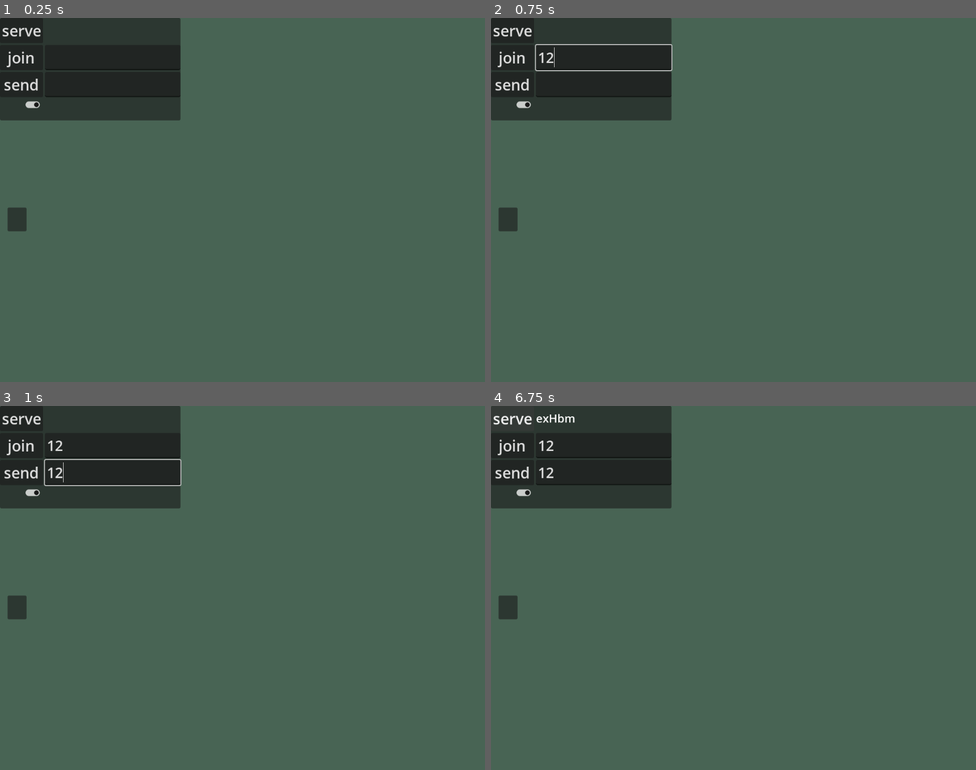
Above: before the commit, frames 1-4 (two rows, left to right).
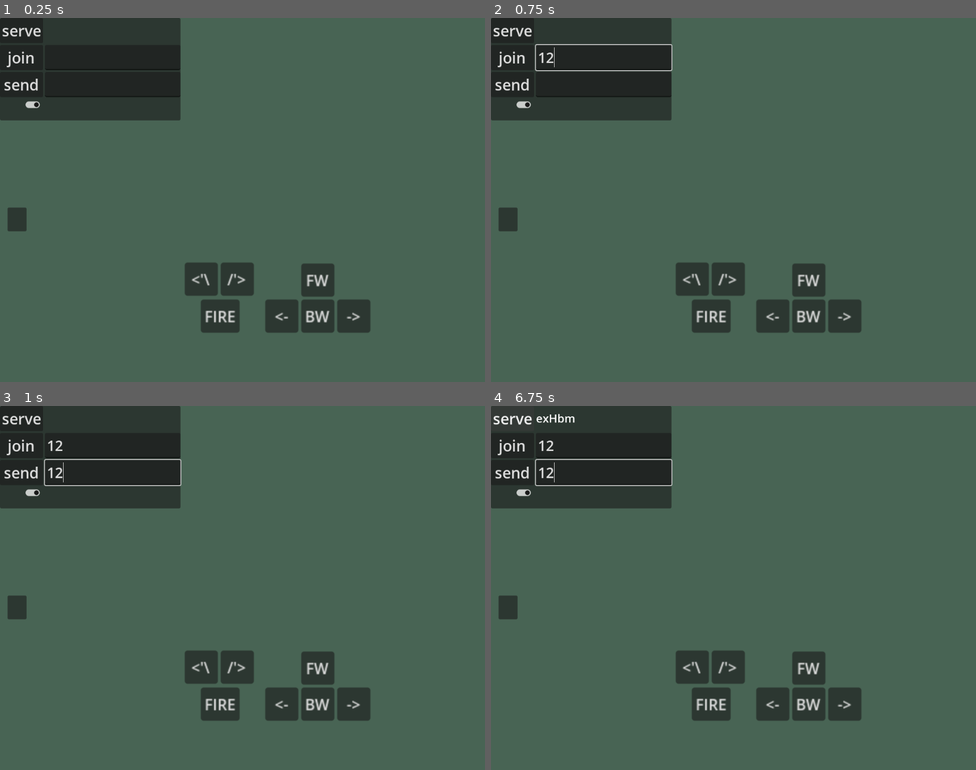
Above: after the commit, the same moments.

Repository: JosePedroDias/godot-peer-mp-with-tube
Game: Godot game, scene res://scenes/main.tscn
Two runs of this game, one before a commit and one after it. Both use one fixed random seed, a clock stepped at 60 frames per second and the inputs below.
Inputs (mouse positions are in pixels of both pictures, inside the frame that each line leads up to):
- Up to frame 1 (0.25 s): no input
- Up to frame 2 (0.75 s): click (602, 58) at 0.52 s; type "12" at 0.6 s
- Up to frame 3 (1 s): click (111, 471) at 0.75 s; type "12" at 0.83 s
- Up to frame 4 (6.75 s): click (811, 668) at 1.25 s, where only the run after the commit has a clickable "FW"; click (811, 704) at 2 s, where only the run after the commit has a clickable "BW"; click (772, 704) at 2.75 s, where only the run after the commit has a clickable "<-"; click (845, 704) at 3.5 s, where only the run after the commit has a clickable "->"; click (728, 668) at 4.25 s, where only the run after the commit has a clickable "/'>"; click (694, 668) at 5 s, where only the run after the commit has a clickable "<'\"; click (709, 704) at 5.75 s, where only the run after the commit has a clickable "FIRE"; click "serve" at 6.5 s

The runs differ from the first frame. In frame 1, 4.3% of the frame differs, in the area x 38-77%, y 67-87%; in frame 2, 4.3%; in frame 3, 4.3%; in frame 4, 4.6%, in the area x 9-77%, y 14-87%.

Commit message:
ui overlay wip

Diff:
--- a/scenes/main.tscn
+++ b/scenes/main.tscn
@@ -6,6 +6,7 @@
 [ext_resource type="PackedScene" uid="uid://xou70oxixef3" path="res://scenes/p2pform.tscn" id="4_jyhfs"]
 [ext_resource type="PackedScene" uid="uid://bh8dxdkw7860d" path="res://scenes/terrain.tscn" id="5_tbgi4"]
 [ext_resource type="PackedScene" uid="uid://d3pdo6cbx82d6" path="res://scenes/net_overlay.tscn" id="6_tefeu"]
+[ext_resource type="PackedScene" uid="uid://cp2lp0ustyqkj" path="res://scenes/ui_controls.tscn" id="7_o6xl0"]
 
 [node name="Main" type="Node2D"]
 script = ExtResource("1_sugp2")
@@ -22,3 +23,11 @@
 [node name="P2Pform" parent="CanvasLayer" instance=ExtResource("4_jyhfs")]
 
 [node name="NetOverlay" parent="CanvasLayer" instance=ExtResource("6_tefeu")]
+
+[node name="UiControls" parent="CanvasLayer" instance=ExtResource("7_o6xl0")]
+offset_left = 268.0
+offset_top = 346.0
+offset_right = 268.0
+offset_bottom = 346.0
+scale = Vector2(2, 2)
+pivot_offset = Vector2(-300, -250)
--- a/scenes/p2pform.tscn
+++ b/scenes/p2pform.tscn
@@ -17,6 +17,7 @@
 
 [node name="ServeButton" type="Button" parent="GridContainer"]
 layout_mode = 2
+focus_mode = 0
 text = "serve"
 
 [node name="ServeLabel" type="Label" parent="GridContainer"]
@@ -25,6 +26,7 @@
 
 [node name="JoinButton" type="Button" parent="GridContainer"]
 layout_mode = 2
+focus_mode = 0
 text = "join"
 
 [node name="ClientLineEdit" type="LineEdit" parent="GridContainer"]
@@ -32,6 +34,7 @@
 
 [node name="SendButton" type="Button" parent="GridContainer"]
 layout_mode = 2
+focus_mode = 0
 text = "send"
 
 [node name="SendLineEdit" type="LineEdit" parent="GridContainer"]
@@ -41,6 +44,7 @@
 [node name="DismissButton" type="CheckButton" parent="GridContainer"]
 layout_mode = 2
 size_flags_vertical = 0
+focus_mode = 0
 button_pressed = true
 
 [node name="LogLabel" type="Label" parent="GridContainer"]
--- /dev/null
+++ b/scenes/ui_controls.tscn
@@ -0,0 +1,88 @@
+[gd_scene load_steps=3 format=3 uid="uid://cp2lp0ustyqkj"]
+
+[ext_resource type="Theme" uid="uid://cfxgnfothjqev" path="res://themes/ui.tres" id="1_fgy1b"]
+[ext_resource type="Script" uid="uid://bkq2u1a7pxwj1" path="res://scripts/ui_controls.gd" id="1_hpegm"]
+
+[node name="UiControls" type="Control"]
+layout_mode = 3
+anchors_preset = 15
+anchor_right = 1.0
+anchor_bottom = 1.0
+offset_left = 8.0
+offset_top = 3.0
+offset_right = 8.0
+offset_bottom = 3.0
+grow_horizontal = 2
+grow_vertical = 2
+theme = ExtResource("1_fgy1b")
+script = ExtResource("1_hpegm")
+
+[node name="FwBtn" type="Button" parent="."]
+custom_minimum_size = Vector2(35, 35)
+layout_mode = 0
+offset_left = 34.0
+offset_top = -39.0
+offset_right = 69.0
+offset_bottom = -4.0
+focus_mode = 0
+text = "FW"
+
+[node name="BwBtn" type="Button" parent="."]
+custom_minimum_size = Vector2(35, 35)
+layout_mode = 0
+offset_left = 34.0
+offset_top = -1.0
+offset_right = 69.0
+offset_bottom = 34.0
+focus_mode = 0
+text = "BW"
+
+[node name="LeBtn" type="Button" parent="."]
+custom_minimum_size = Vector2(35, 35)
+layout_mode = 0
+offset_left = -4.0
+offset_top = -1.0
+offset_right = 31.0
+offset_bottom = 34.0
+focus_mode = 0
+text = "<-"
+
+[node name="RiBtn" type="Button" parent="."]
+custom_minimum_size = Vector2(35, 35)
+layout_mode = 0
+offset_left = 72.0
+offset_top = -1.0
+offset_right = 107.0
+offset_bottom = 34.0
+focus_mode = 0
+text = "->"
+
+[node name="Le2Btn" type="Button" parent="."]
+custom_minimum_size = Vector2(35, 35)
+layout_mode = 0
+offset_left = -51.0
+offset_top = -40.0
+offset_right = -16.0
+offset_bottom = -5.0
+focus_mode = 0
+text = "/'>"
+
+[node name="Ri2Btn" type="Button" parent="."]
+custom_minimum_size = Vector2(35, 35)
+layout_mode = 0
+offset_left = -89.0
+offset_top = -40.0
+offset_right = -54.0
+offset_bottom = -5.0
+focus_mode = 0
+text = "<'\\"
+
+[node name="FireBtn" type="Button" parent="."]
+custom_minimum_size = Vector2(35, 35)
+layout_mode = 0
+offset_left = -72.0
+offset_top = -1.0
+offset_right = -31.0
+offset_bottom = 34.0
+focus_mode = 0
+text = "FIRE"
--- /dev/null
+++ b/scripts/ui_controls.gd
@@ -0,0 +1,53 @@
+class_name UiControls
+extends Control
+
+@onready var fw_btn: Button = $FwBtn
+@onready var bw_btn: Button = $BwBtn
+
+@onready var le_btn: Button = $LeBtn
+@onready var ri_btn: Button = $RiBtn
+
+@onready var le2_btn: Button = $Le2Btn
+@onready var ri2_btn: Button = $Ri2Btn
+
+@onready var fire_btn: Button = $FireBtn
+
+func _ready() -> void:
+	# Forward/Backward buttons
+	fw_btn.button_down.connect(func():
+		Input.action_press("up"))
+	fw_btn.button_up.connect(func():
+		Input.action_release("up"))
+
+	bw_btn.button_down.connect(func():
+		Input.action_press("down"))
+	bw_btn.button_up.connect(func():
+		Input.action_release("down"))
+
+	# Left/Right movement buttons
+	le_btn.button_down.connect(func():
+		Input.action_press("left"))
+	le_btn.button_up.connect(func():
+		Input.action_release("left"))
+
+	ri_btn.button_down.connect(func():
+		Input.action_press("right"))
+	ri_btn.button_up.connect(func():
+		Input.action_release("right"))
+
+	# Rotation buttons
+	le2_btn.button_down.connect(func():
+		Input.action_press("rotate_left"))
+	le2_btn.button_up.connect(func():
+		Input.action_release("rotate_left"))
+
+	ri2_btn.button_down.connect(func():
+		Input.action_press("rotate_right"))
+	ri2_btn.button_up.connect(func():
+		Input.action_release("rotate_right"))
+
+	# Fire button
+	fire_btn.button_down.connect(func():
+		Input.action_press("fire"))
+	fire_btn.button_up.connect(func():
+		Input.action_release("fire"))
--- /dev/null
+++ b/themes/ui.tres
@@ -0,0 +1,3 @@
+[gd_resource type="Theme" format=3 uid="uid://cfxgnfothjqev"]
+
+[resource]
Not shown: 1 places in scenes/main.tscn that only renumber resources
Not shown, added: scripts/ui_controls.gd.uid
